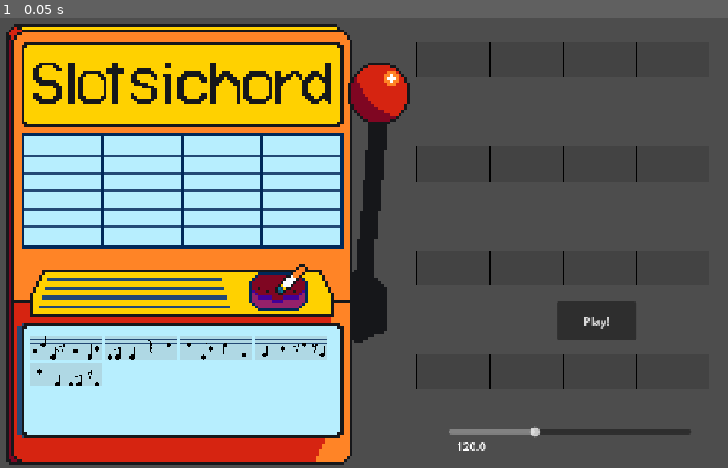
Above: before the commit, frame 1.
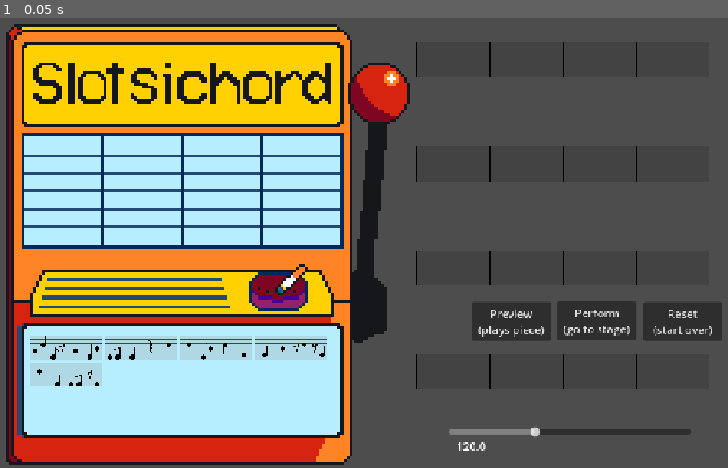
Above: after the commit, the same moment.

Repository: twhassall/slotsichord
Game: Godot game, scene res://scenes/actualScreens/MainScreen.tscn
Same seed, same stepped clock (60 frames per second), same inputs: the game is played once before the commit and once after it.
Inputs:
- Up to frame 1 (0.05 s): no input

The runs differ from the first frame. In frame 1, 1.9% of the frame differs, in the area x 64-100%, y 63-72%.

Commit message:
Added preview and reset buttons

Diff:
--- a/scenes/subScenes/ArrangementArea.tscn
+++ b/scenes/subScenes/ArrangementArea.tscn
@@ -18,13 +18,32 @@
 mouse_filter = 2
 theme_override_constants/separation = 100
 
-[node name="Play" type="Button" parent="." unique_id=1416784464]
+[node name="Perform" type="Button" parent="." unique_id=1416784464]
 layout_mode = 0
 offset_left = 204.0
 offset_top = 373.0
 offset_right = 318.0
 offset_bottom = 429.0
-text = "Play!"
+text = "Perform
+(go to stage)"
+
+[node name="Reset" type="Button" parent="." unique_id=913694807]
+layout_mode = 0
+offset_left = 328.0
+offset_top = 374.0
+offset_right = 442.0
+offset_bottom = 430.0
+text = "Reset
+(start over)"
+
+[node name="Preview" type="Button" parent="." unique_id=646544303]
+layout_mode = 0
+offset_left = 81.0
+offset_top = 374.0
+offset_right = 195.0
+offset_bottom = 430.0
+text = "Preview
+(plays piece)"
 
 [node name="BPMSlider" type="HSlider" parent="." unique_id=65646243]
 layout_mode = 0
@@ -44,6 +63,6 @@
 offset_right = 51.0
 offset_bottom = 42.0
 
-[connection signal="pressed" from="Play" to="." method="_on_play_pressed"]
+[connection signal="pressed" from="Perform" to="." method="_on_play_pressed"]
 [connection signal="changed" from="BPMSlider" to="." method="_on_h_slider_changed"]
 [connection signal="value_changed" from="BPMSlider" to="." method="_on_h_slider_value_changed"]
Not shown, added: assets/sounds/chords/chord_A.wav.import
Not shown, added: assets/sounds/chords/chord_D.wav.import
Not shown, added: assets/sounds/chords/chord_E.wav.import
